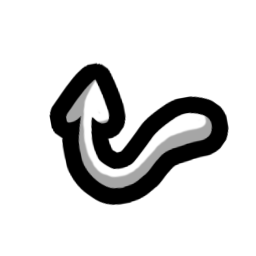
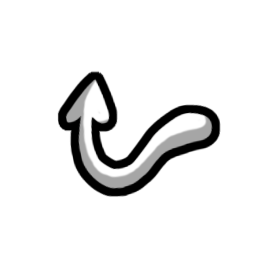
Revision of a layered 256×256 image; what changed, layer by layer:
painted on "edge" over [49, 62, 230, 206]
